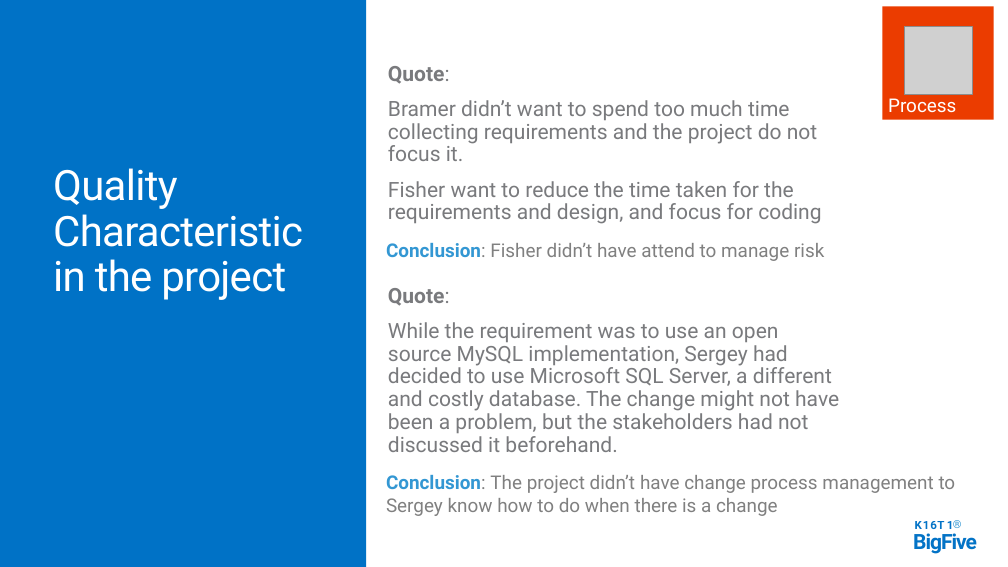
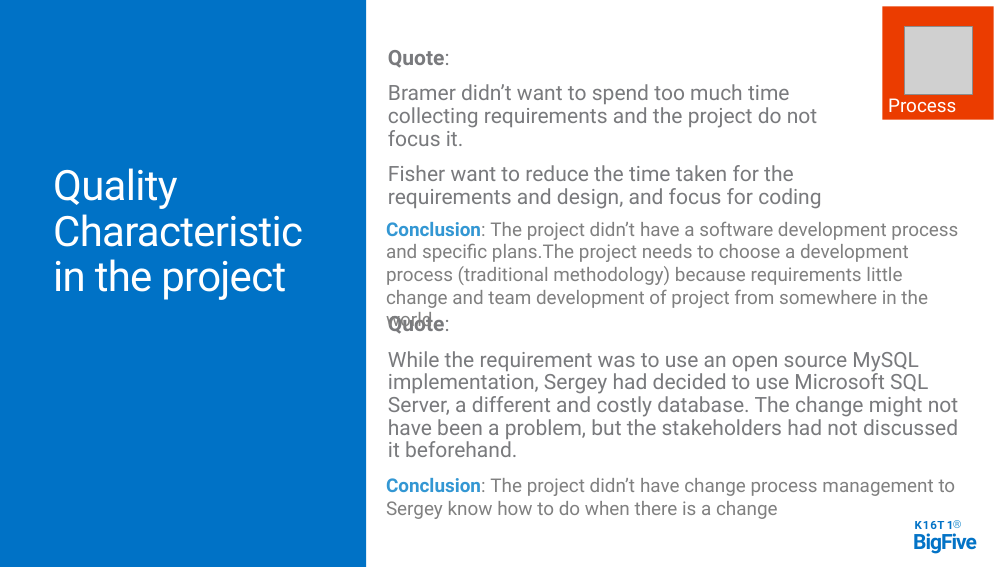
Before and after one commit to daotk/cdkpt, a slide deck: slide 26 of SPQM/Team Assignment/Team Assignment 01/K16T1-Team15-Team Assignment1/K16T1-Team15-Team Assignment1-Presentation.pptx. Drawn at 1008x567 pixels with LibreOffice and Linux fonts; fonts in the diff are those of the drawing; grey boxes stand for pictures. Boxes give left, top, right and bottom in pixels: in the first picture for what was removed or moved away, otherwise in the second. Text is boxed around its words. In the diff, an @@ line names an element or a change of style, - is before the commit and + after.

Commit message:
big

```diff
--- a/SPQM/Team Assignment/Team Assignment 01/K16T1-Team15-Team Assignment1/K16T1-Team15-Team Assignment1-Presentation.pptx
+++ b/SPQM/Team Assignment/Team Assignment 01/K16T1-Team15-Team Assignment1/K16T1-Team15-Team Assignment1-Presentation.pptx
@@ text "Quote:": place and size @@
-text "Quote:" at box(388, 66, 821, 224)
+text "Quote:" at box(388, 50, 821, 209)
@@ text added at box(386, 222, 958, 308), 18 pt, text #808080 @@
+Conclusion: The project didn’t have a software development process and specific plans.The project needs to choose a development process (traditional methodology) because requirements little change and team development of project from somewhere in the world.
@@ text removed at box(386, 243, 824, 261) @@
-Conclusion: Fisher didn’t have attend to manage risk
@@ text "Quote:" rewrapped from box(388, 288, 839, 452) to box(388, 312, 958, 457) @@
```
Also in this commit, not shown: 1 other slide changed.
